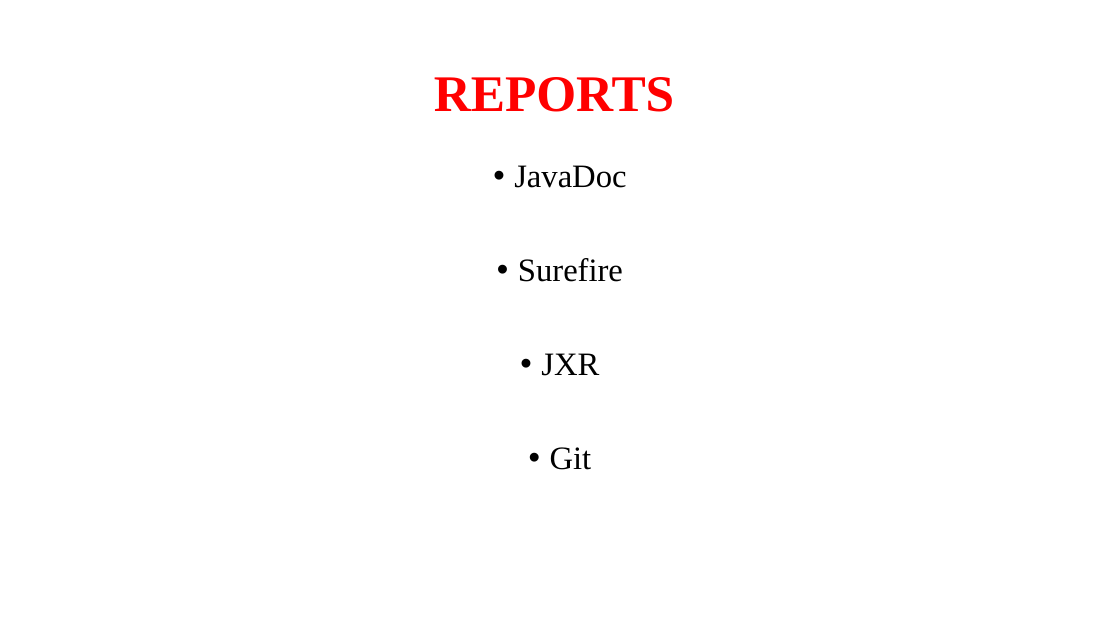
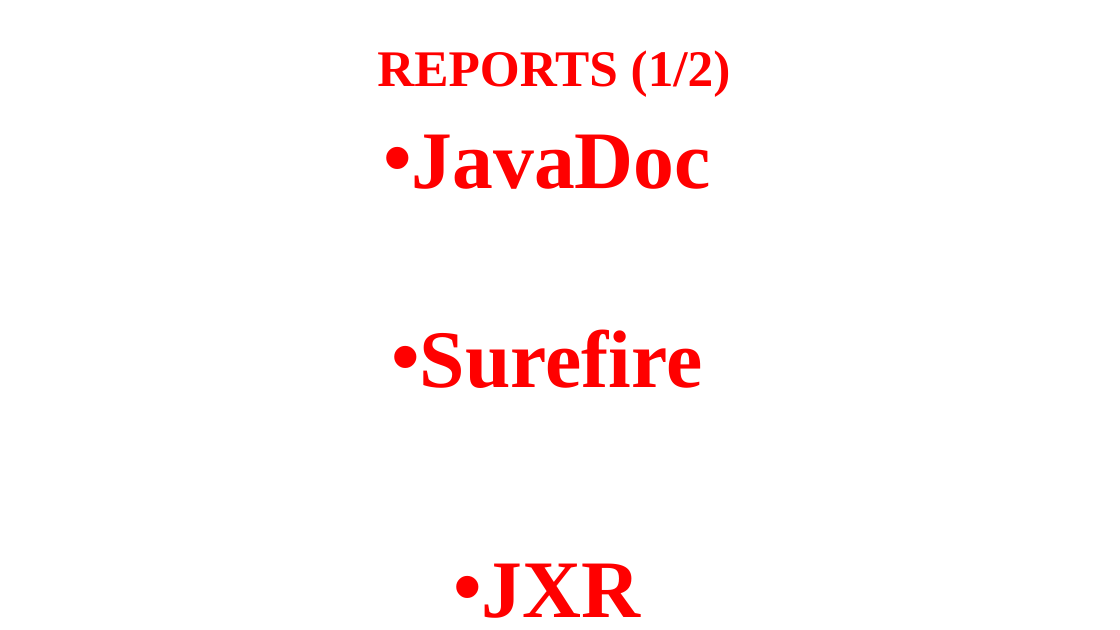
Before and after one commit to NGUESSIE-FABIOLA/BoulderDash, a slide deck: slide 18 of masterpom/PROJET UML.pptx (slide 13 before the commit). Drawn at 1120x630 pixels with LibreOffice and Linux fonts; fonts in the diff are those of the drawing; background and template pictures are left out. Boxes give left, top, right and bottom in pixels: in the first picture for what was removed or moved away, otherwise in the second. Text is boxed around its words. In the diff, an @@ line names an element or a change of style, - is before the commit and + after.

```diff
--- a/masterpom/PROJET UML.pptx
+++ b/masterpom/PROJET UML.pptx
@@ title at [377, 50, 731, 97]: text changed @@
-REPORTS
+REPORTS (1/2)
@@ text "JavaDoc": place and size @@
-text "JavaDoc" at [514, 165, 626, 470]
+text "JavaDoc" at [412, 134, 711, 189]
@@ text "JavaDoc" at [412, 134, 711, 189]: size 28 to 70 pt, text colour #000000 to #FF0000, bold on @@
@@ text at [518, 258, 623, 470]: paragraphs removed @@
-• Surefire
-• JXR
-• Git
@@ text added at [420, 329, 702, 388], 70 pt, text #FF0000, bold @@
+• Surefire
@@ text added at [482, 563, 641, 618], 70 pt, text #FF0000, bold @@
+• JXR
```
Also in this commit, not shown: 9 other slides changed, 6 slides added, 10 other files.
